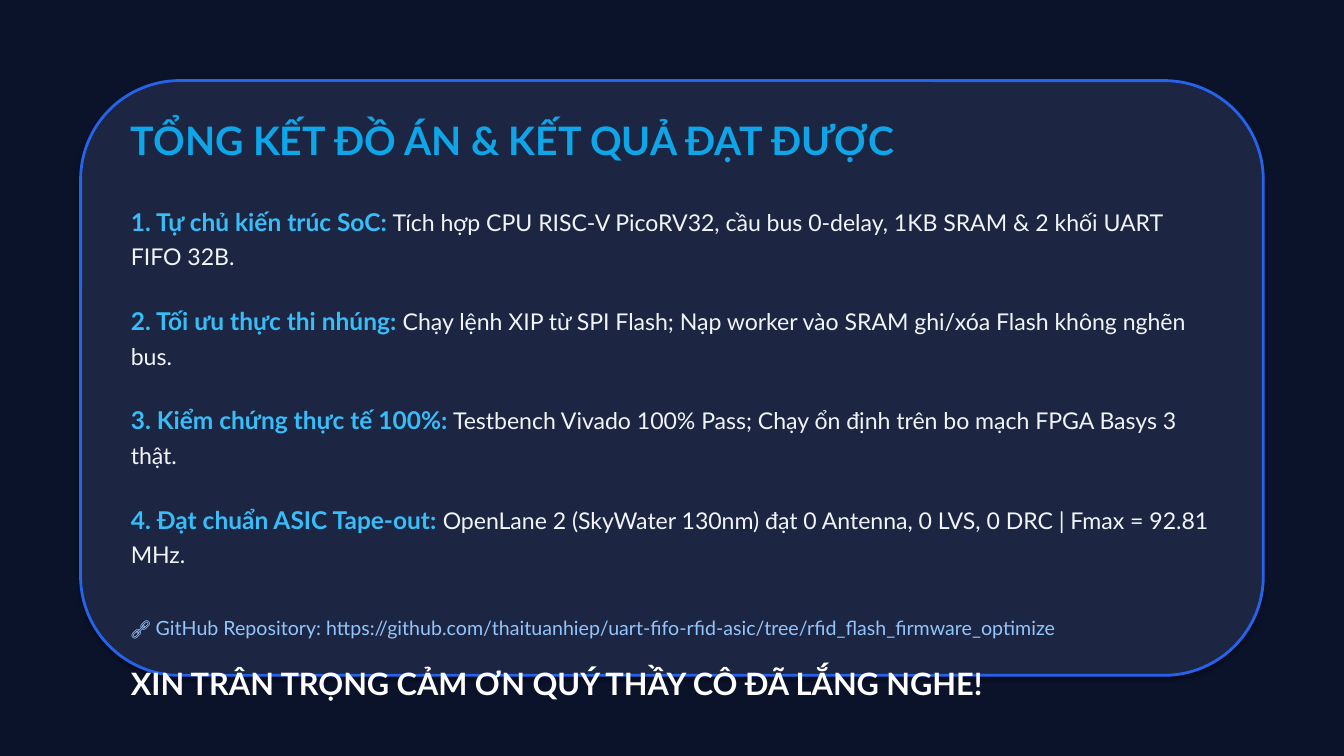
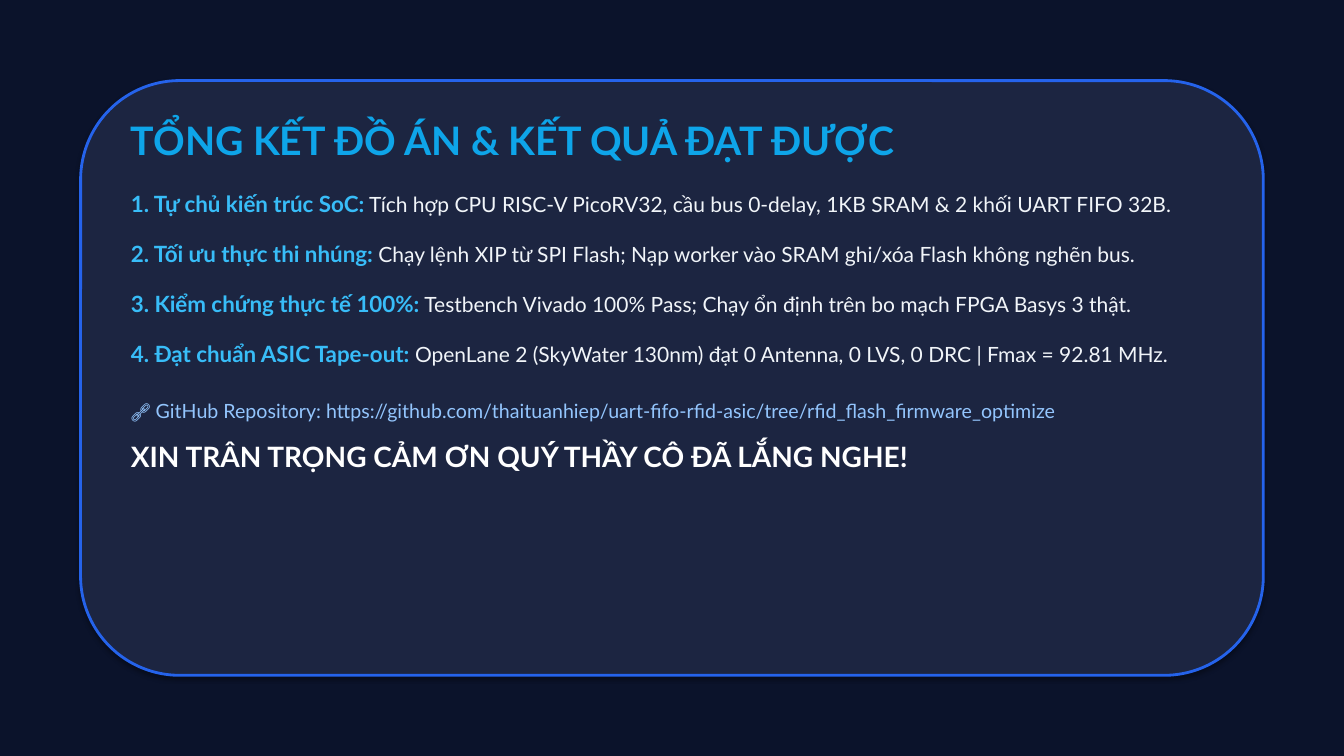
Before and after one commit to thaituanhiep/uart-fifo-rfid-asic, a slide deck: slide 14 of rdm6300-picorv32-rom-data/document/Bao_Cao_Do_An_RDM6300_PicoRV32_SoC.pptx (slide 13 before the commit). Drawn at 1344x756 pixels with LibreOffice and Linux fonts; fonts in the diff are those of the drawing. Boxes give left, top, right and bottom in pixels: in the first picture for what was removed or moved away, otherwise in the second. Text is boxed around its words. In the diff, an @@ line names an element or a change of style, - is before the commit and + after.

Commit message:
optimize

```diff
--- a/rdm6300-picorv32-rom-data/document/Bao_Cao_Do_An_RDM6300_PicoRV32_SoC.pptx
+++ b/rdm6300-picorv32-rom-data/document/Bao_Cao_Do_An_RDM6300_PicoRV32_SoC.pptx
@@ text "TỔNG KẾT ĐỒ ÁN & ..." at bbox=[131, 120, 1171, 472]: size 17.5 to 16 pt in "1. Tự chủ kiến trúc SoC:", "2. Tối ưu thực thi nhúng:", "3. Kiểm chứng thực tế 100%:", "4. Đạt chuẩn ASIC Tape-out:"; size 16.5 to 15 pt in "Tích hợp CPU RISC-V PicoRV32, cầu bus ...", "Chạy lệnh XIP từ SPI Flash; Nạp ...", "Testbench Vivado 100% Pass; Chạy ổn định ...", "OpenLane 2 (SkyWater 130nm) đạt 0 Antenna, ..."; size 22 to 20 pt in "XIN TRÂN TRỌNG CẢM ƠN QUÝ THẦY ..."; less space between paragraphs; line spacing 1.25 to 1.18 @@
```
Also in this commit, not shown: 11 other slides changed, 1 slide added, 26 other files.
